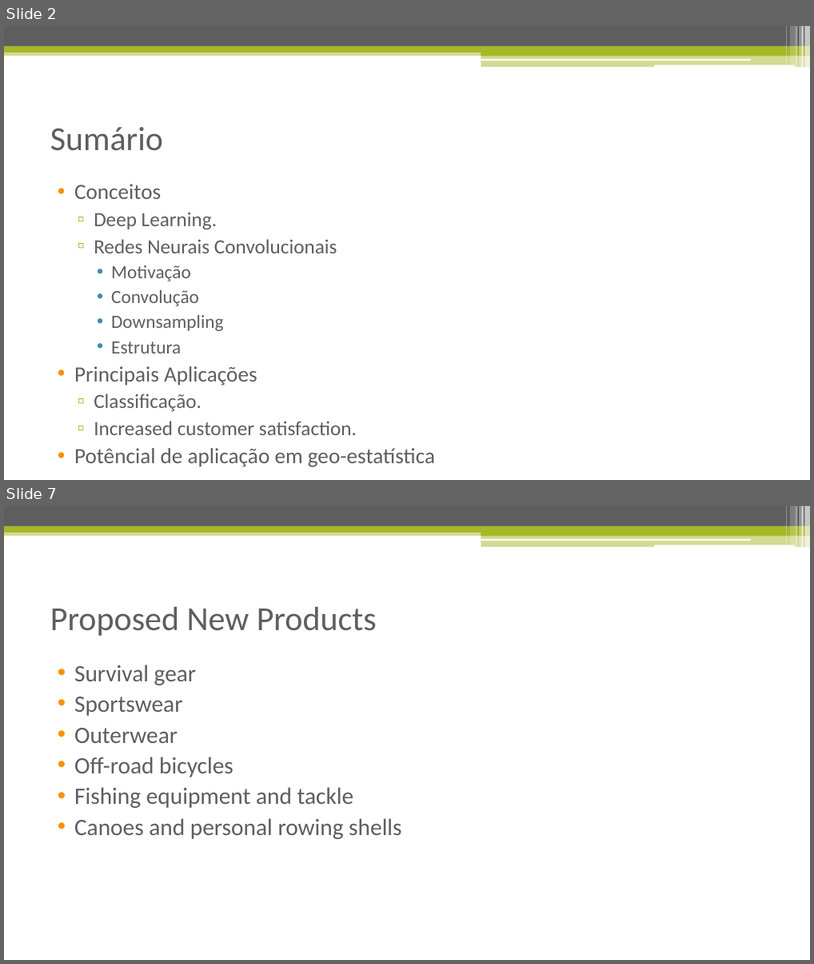
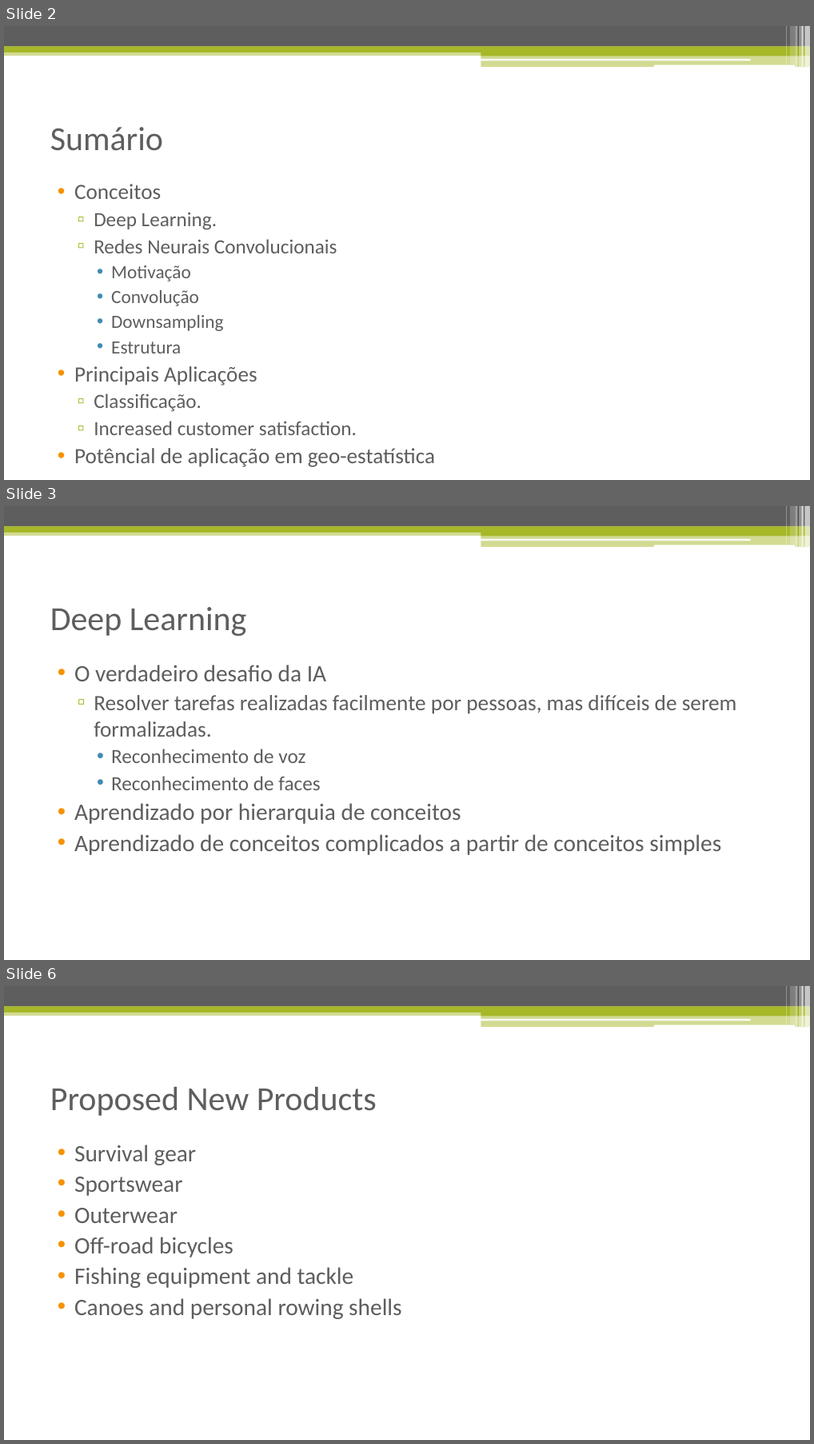
Before and after one commit to isacra/isacradoctoralstuffs, a slide deck: Apresentacoes/Redes Neurais Convolucionais.pptx. Shown one above the other, each under a label of ours: slides 2 and 7 before the commit, slides 2, 3 and 6 after it; the slides between them are not shown. The pictures are 814x964 and 814x1444 pixels, drawn with LibreOffice and Linux fonts; fonts in the diff are those of the drawing. Boxes give left, top, right and bottom in pixels: in the first picture for what was removed or moved away, otherwise in the second. Text is boxed around its words. In the diff, an @@ line names an element or a change of style, - is before the commit and + after.

```diff
--- a/Apresentacoes/Redes Neurais Convolucionais.pptx
+++ b/Apresentacoes/Redes Neurais Convolucionais.pptx
@@ slide 3 added at box(4, 506, 810, 960), background #FFFFFF; not listed: 13 template elements that a slide beside it also shows @@
@@ title added at box(50, 607, 247, 636), 40 pt, text #5E5E5E @@
+Deep Learning
@@ text added at box(74, 664, 738, 855), 28 pt, text #5E5E5E @@
+• O verdadeiro desafio da IA
+  ▫ Resolver tarefas realizadas facilmente por pessoas, mas difíceis de serem formalizadas.
+    • Reconhecimento de voz
+    • Reconhecimento de faces
+• Aprendizado por hierarquia de conceitos
+• Aprendizado de conceitos complicados a partir de conceitos simples
@@ what was slide 7 is now slide 6 @@
```
Also in this commit, not shown: 2 other slides added, 4 slides removed, 4 other files.
